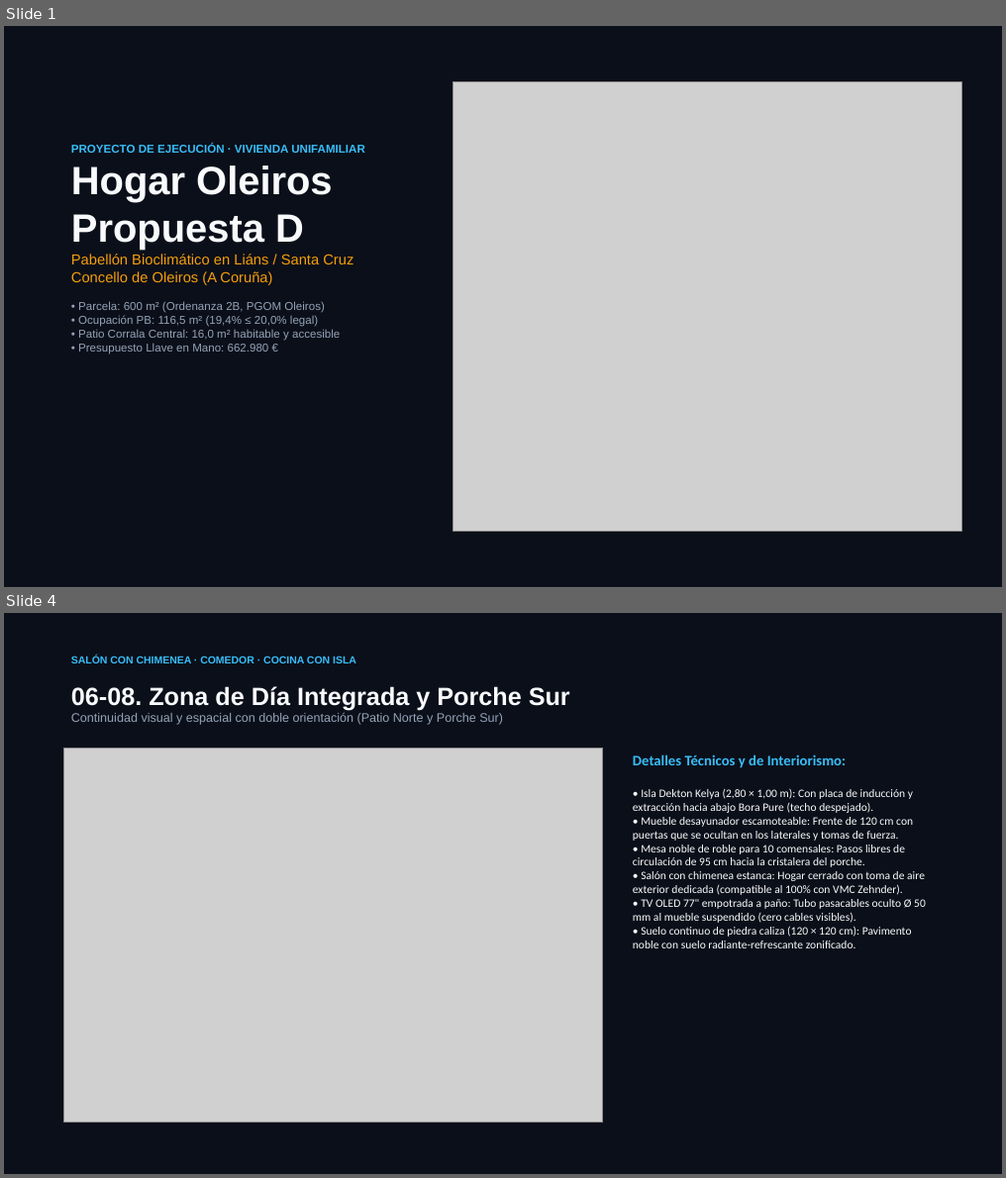
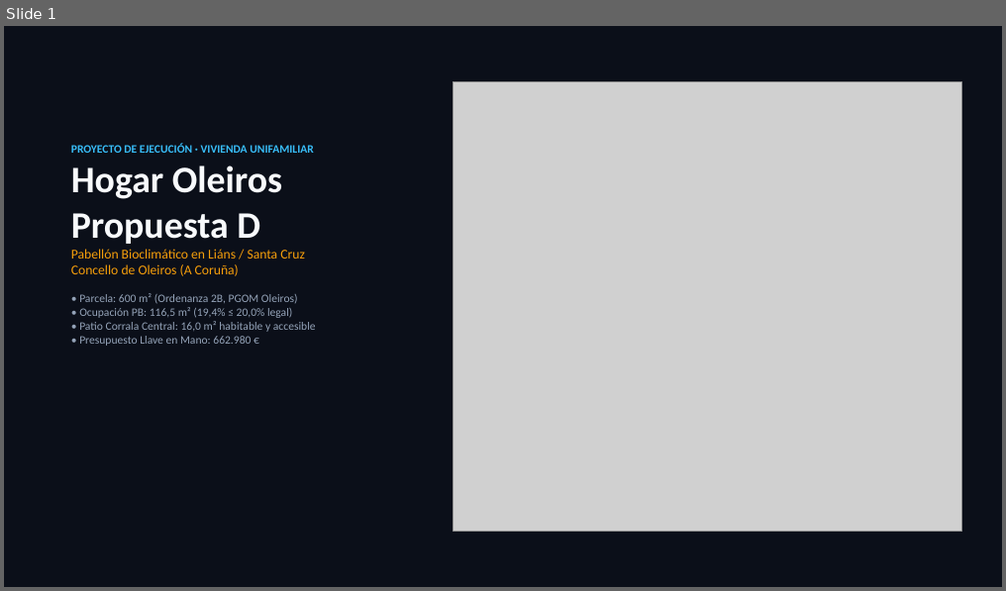
Before and after one commit to landslore/oleiros, a slide deck: propuestas/Presentacion_Hogar_Oleiros_Propuesta_D.pptx. Shown one above the other, each under a label of ours: slides 1 and 4 before the commit, slide 1 after it; the slides between them are not shown. The pictures are 1006x1178 and 1006x591 pixels, drawn with LibreOffice and Linux fonts; fonts in the diff are those of the drawing; grey boxes stand for pictures. Boxes give left, top, right and bottom in pixels: in the first picture for what was removed or moved away, otherwise in the second. Text is boxed around its words. In the diff, an @@ line names an element or a change of style, - is before the commit and + after.

Commit message:
feat(propuesta-d): corrigue render salon eliminando segundo patio falso y finaliza deck PPTX y dossier HTML interactivo

```diff
--- a/propuestas/Presentacion_Hogar_Oleiros_Propuesta_D.pptx
+++ b/propuestas/Presentacion_Hogar_Oleiros_Propuesta_D.pptx
@@ slide 4 removed at (4, 613, 1002, 1174), background #0B0F19 @@
@@ text removed at (71, 656, 356, 663) @@
-SALÓN CON CHIMENEA · COMEDOR · COCINA CON ISLA
@@ text removed at (71, 686, 570, 725) @@
-06-08. Zona de Día Integrada y Porche Sur
-Continuidad visual y espacial con doble orientación (Patio Norte y Porche Sur)
@@ picture removed at (63, 748, 603, 1122) @@
@@ text removed at (633, 755, 926, 949) @@
-Detalles Técnicos y de Interiorismo:
-• Isla Dekton Kelya (2,80 × 1,00 m): Con placa de inducción y extracción hacia abajo Bora Pure (techo despejado).
-• Mueble desayunador escamoteable: Frente de 120 cm con puertas que se ocultan en los laterales y tomas de fuerza.
-• Mesa noble de roble para 10 comensales: Pasos libres de circulación de 95 cm hacia la cristalera del porche.
-• Salón con chimenea estanca: Hogar cerrado con toma de aire exterior dedicada (compatible al 100% con VMC Zehnder).
-• TV OLED 77" empotrada a paño: Tubo pasacables oculto Ø 50 mm al mueble suspendido (cero cables visibles).
-• Suelo continuo de piedra caliza (120 × 120 cm): Pavimento noble con suelo radiante-refrescante zonificado.
@@ slide 1 changed as well @@
@@ text "PROYECTO DE EJECUCIÓN · VIVIENDA ..." at (71, 144, 316, 346): font Arial to Calibri; size 38 to 36 pt in "Hogar Oleiros Propuesta D"; size 14 to 13 pt in "Pabellón Bioclimático en Liáns / Santa Cruz ..." @@
```
Also in this commit, not shown: 5 other slides changed, 8 slides added, 1 other slide removed, 10 other files.
